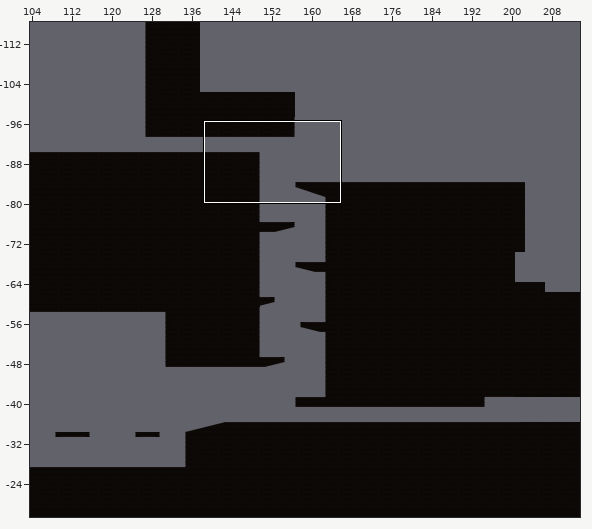
Level history. Tiled map: Assets/Tiled/Level1TileMap/map1-1.tmx. The first picture is a wide view before the edit; the outline marks the close-up.
Close-up. Before the edit:
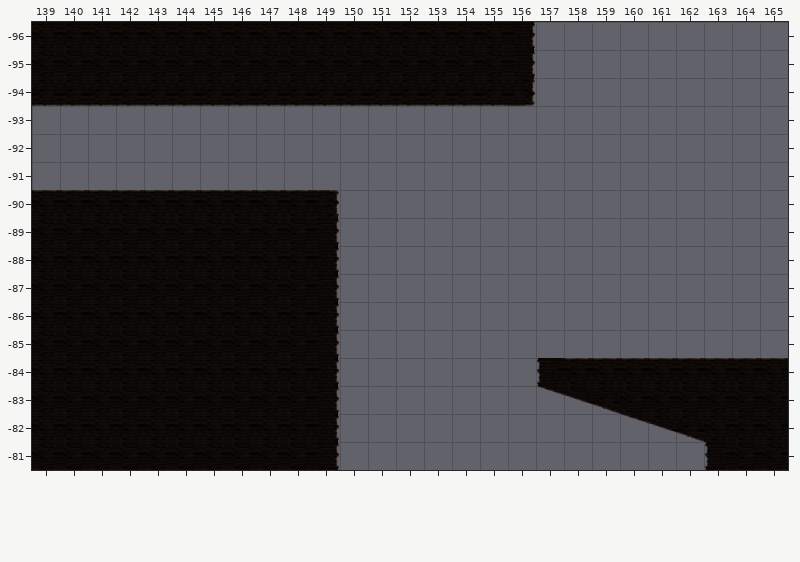
Cells are 256x256 px. Shown: x 139..165, y -96..-81. The commit also changed other parts of the map, which this record leaves out.
After:
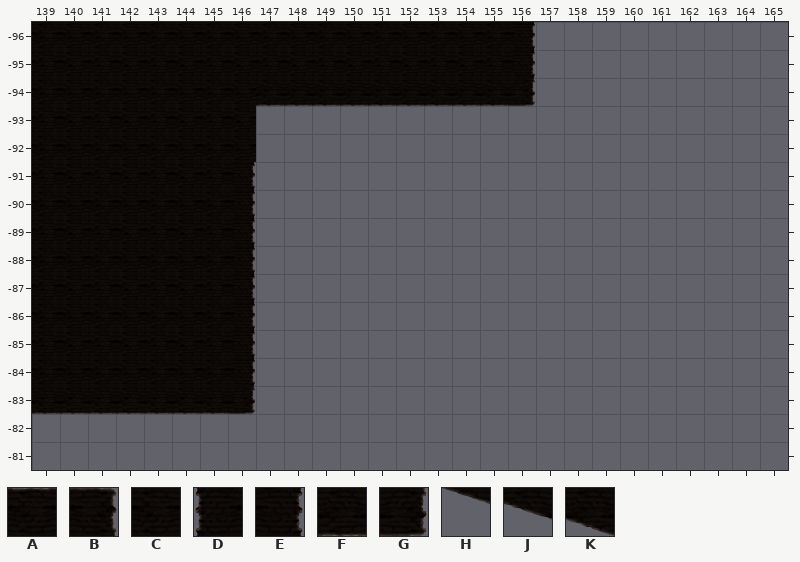
Key: from "Level1 Tileset": A 0, B 2, C 8, D 9, E 10, F 16, G 18, H 32, J 33, K 34.
_ is an empty cell.
Change:
Layer "ground":
y -94: x 139..146 FFFFFFFF -> CCCCCCCC
y -93..-92: x 139..146 ________ -> CCCCCCCC
y -91: x 139..146 ________ -> CCCCCCCE
y -90: x 139..149 AAAAAAAAAAB -> CCCCCCCE___
y -89..-85: x 146..149 CCCE -> E___
y -84: x 146..149 CCCE -> E___; x 157..165 DAAAAAAAA -> _________
y -83: x 139..149 CCCCCCCCCCE -> FFFFFFFG___; x 157..165 HJKCCCCCC -> _________
y -82: x 139..149 CCCCCCCCCCE -> ___________; x 160..165 HJKCCC -> ______
y -81: x 139..149 CCCCCCCCCCE -> ___________; x 163..165 DCC -> ___
Pixel boxes of the changes (left, top, right, bottom) in both close-ups:
changed: (32, 87, 339, 470)
removed: (536, 358, 788, 470)
